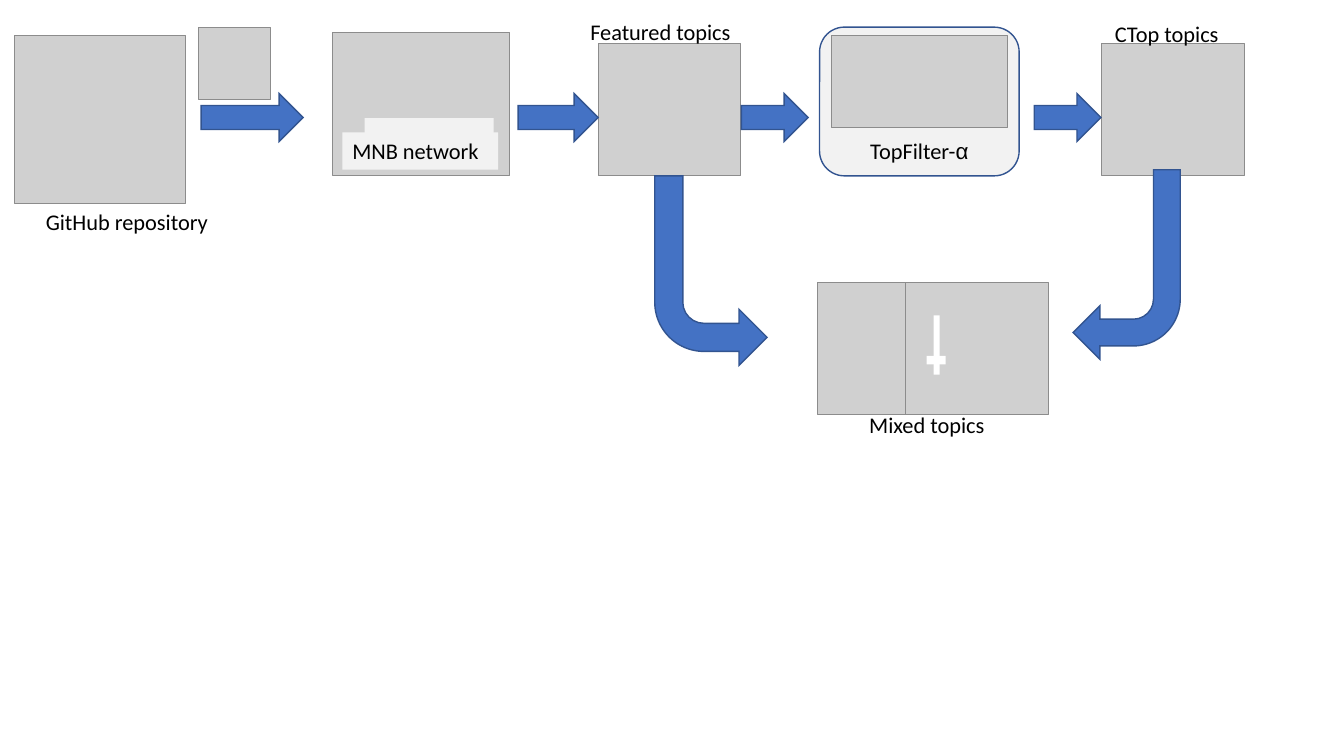
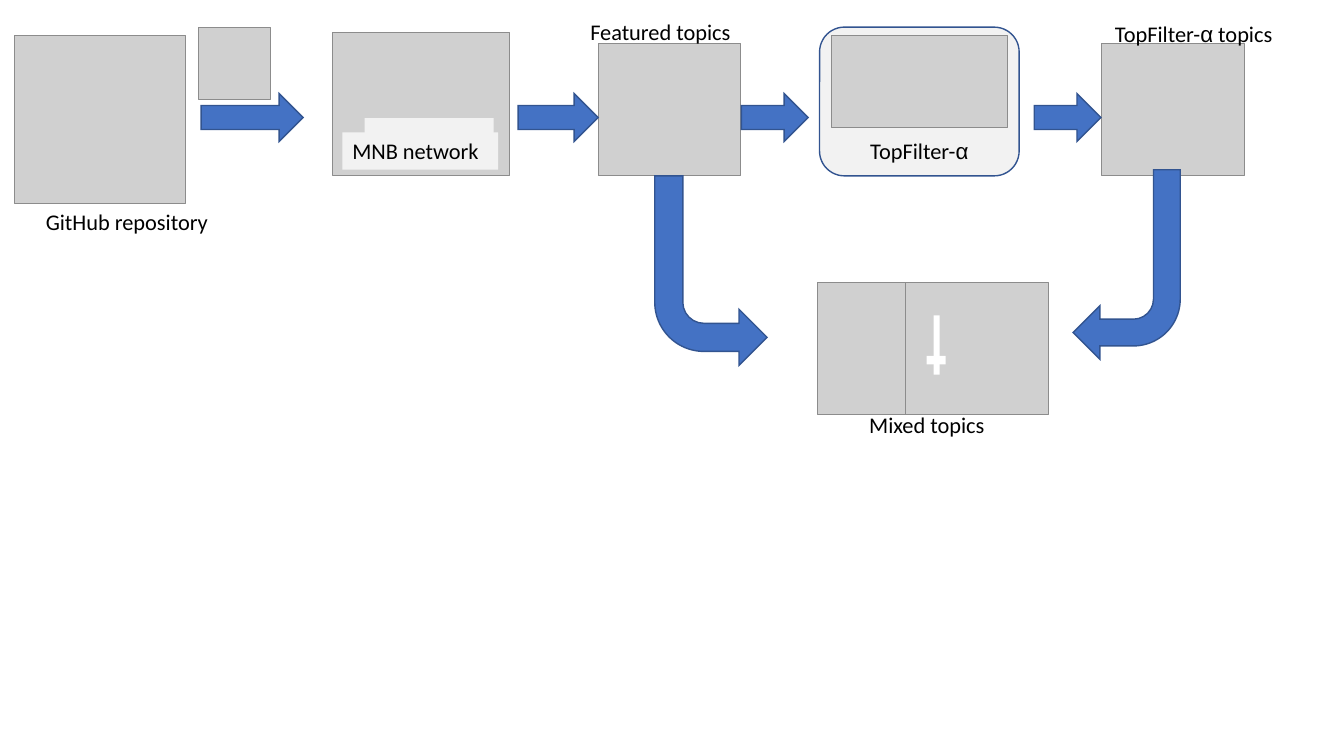
Before and after one commit to MDEGroup/ESEM2020, a slide deck: slide 1 of figs/entangled.pptx. Drawn at 1344x756 pixels with LibreOffice and Linux fonts; fonts in the diff are those of the drawing; grey boxes stand for pictures. Boxes give left, top, right and bottom in pixels: in the first picture for what was removed or moved away, otherwise in the second. Text is boxed around its words. In the diff, an @@ line names an element or a change of style, - is before the commit and + after.

```diff
--- a/figs/entangled.pptx
+++ b/figs/entangled.pptx
@@ text at <box>1115,26,1272,48</box>: text changed @@
-CTop topics
+TopFilter-α topics
```
Also in this commit, not shown: 2 other files.
